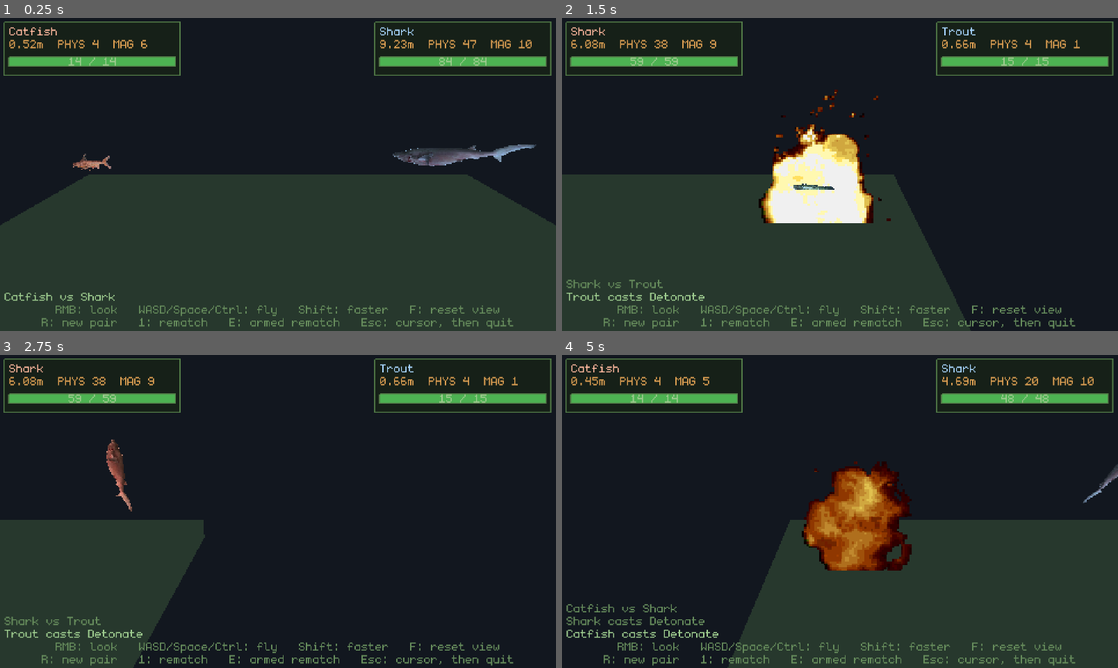
Above: before the commit, frames 1-4 (two rows, left to right).
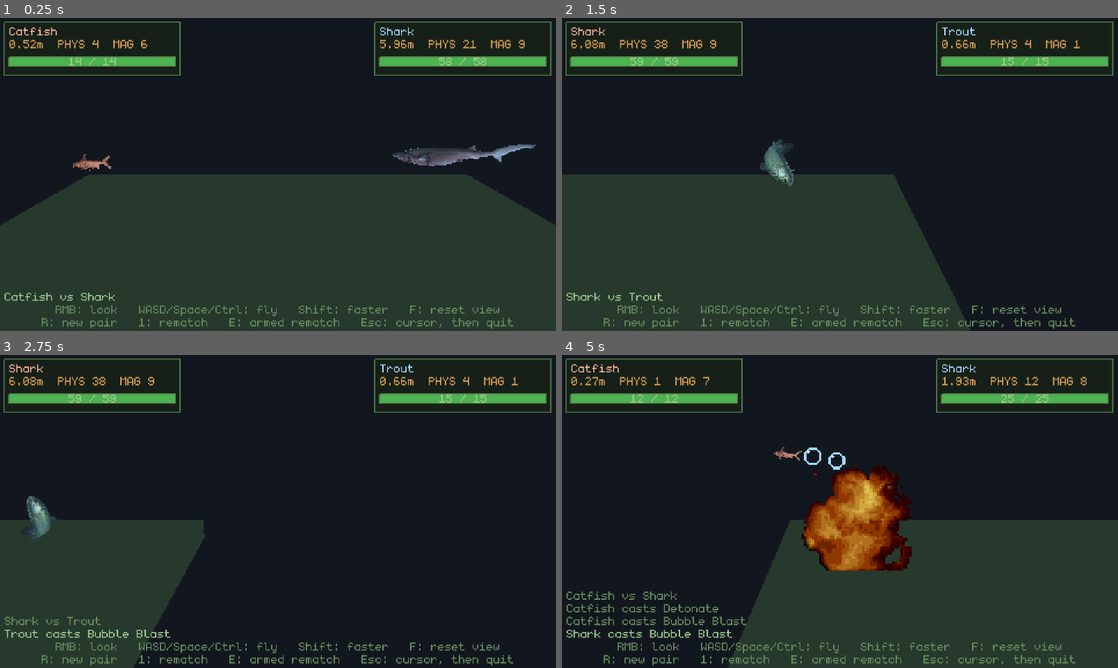
Above: after the commit, the same moments.

Repository: poissew/fishing-game
Game: Godot game, scene res://dev/TestArena.tscn
Same seed, same stepped clock (60 frames per second), same inputs: the game is played once before the commit and once after it. This scene is started directly instead of the project's main scene. The engine's default icon, where the game draws it, is replaced by a stand-in: a white triangle on a blue panel in a dark square.
Inputs (mouse positions are in pixels of both pictures, inside the frame that each line leads up to):
- Up to frame 1 (0.25 s): no input
- Up to frame 2 (1.5 s): tap Enter (ui_accept) at 0.5, 0.77 s; move the mouse to (962, 158) at 0.52 s; hold D (right) 0.53-1.25 s; hold E (interact) 0.53-1.25 s; click (962, 158) at 0.67 s; drag from (728, 190) to (812, 237) at 1.27 s
- Up to frame 3 (2.75 s): move the mouse to (333, 442) at 2.02 s; hold D (right) from 2.03 s (still down); tap Space at 2.1 s
- Up to frame 4 (5 s): release D (right) at 2.75 s; drag from (812, 574) to (673, 464) at 2.77 s; move the mouse to (1006, 558) at 3.52 s; hold A (left) 3.53-4.25 s; hold Shift 3.53-4.25 s; tap Enter (ui_accept) at 3.77 s; drag from (673, 464) to (756, 433) at 4.27 s

The runs differ from the first frame. In frame 1, 0.2% of the frame differs, in the area x 68-97%, y 6-46%; in frame 2, 5.6%, in the area x 0-60%, y 22-91%; in frame 3, 1.0%; in frame 4, 3.9%.

Commit message:
feat: added bubble blast spell

Diff:
--- a/classes/battle_fish.gd
+++ b/classes/battle_fish.gd
@@ -21,7 +21,8 @@
 ## or floor, rolls its damage through SpellInstance.try_cast() and feeds it into
 ## the same take_damage() a touch uses - the only difference is that a blast
 ## comes from a point in the world rather than from another fish, and so shoves
-## outwards from it, the caster included.
+## outwards from it, the caster included. A spell can also wait for the top of a
+## hop instead - see _tick_peak() - and stop the fish there while it fires.
 ##
 ## The collider is a capsule lying down the length of the fish, sized off the
 ## icon's own aspect, so the hitbox is the shape of the thing on screen.
@@ -129,6 +130,13 @@
 ## touch is not handed back the difference by the cap.
 const KNOCKBACK_MAX_SPEED := 2.5
 
+## How fast the fish had to be rising the frame before for the top of a hop to
+## count as a peak. Barely over zero on purpose, and it has to stay there: one
+## physics frame of gravity is only 0.16 units/s at 60 Hz, so by definition a
+## fish about to turn over the top is crawling. Anything larger than that never
+## fires at all. What keeps the floor out of it is the _grounded check, not this.
+const PEAK_RISE := 0.02
+
 ## Stands in for "this damage came from nowhere in particular". Damage carrying
 ## it leaves the fish where it stands instead of picking a direction on its own.
 const NO_ORIGIN := Vector3.INF
@@ -182,6 +190,15 @@
 var _grounded := false
 ## Cooldown left per opponent, keyed by instance id.
 var _hit_cooldowns := {}
+
+## The volley a spell left running: what there is still to fire, at what, and
+## how long the fish hangs there before gravity gets it back.
+var _volley: BubbleSpellData = null
+var _volley_target: BattleFish = null
+var _volley_damage := 0
+var _volley_shots := 0
+var _volley_timer := 0.0
+var _hang_left := 0.0
 
 ## The fish's velocity from before the physics step it is now being told about.
 ## By the time body_entered fires, the solver has already bounced the fish off
@@ -370,10 +387,13 @@
 	_tick_hit_cooldowns(delta)
 	if fish != null and is_alive():
 		fish.tick_spells(delta)
+	_tick_volley(delta)
 	_tick_flop(delta)
+	_tick_peak()
 	_tick_look(delta)
 	# Last thing in the frame, so it is the velocity going into the step the
-	# next contact will come out of. See _approach_velocity.
+	# next contact will come out of, and so _tick_peak() above still had the
+	# frame before to compare against. See _approach_velocity.
 	_approach_velocity = linear_velocity
 
 func _integrate_forces(state: PhysicsDirectBodyState3D) -> void:
@@ -397,7 +417,7 @@
 ## something solid, so a fish that is still bouncing flops the moment it lands
 ## instead of throwing itself around from nothing.
 func _tick_flop(delta: float) -> void:
-	if not is_alive():
+	if not is_alive() or _hang_left > 0.0:
 		return
 	_flop_timer -= delta
 	if _flop_timer > 0.0 or not _grounded:
@@ -524,7 +544,7 @@
 func _cast_on_hit(other: BattleFish) -> void:
 	if fish == null or not is_alive():
 		return
-	var spell := fish.ready_on_hit_spell()
+	var spell := fish.ready_spell(SpellData.Trigger.ON_HIT)
 	if spell == null:
 		return
 	var damage := spell.try_cast(fish)
@@ -536,6 +556,118 @@
 	var blast := spell.data as ExplosionSpellData
 	if blast != null:
 		_explode(blast, _contact_point(other), damage)
+
+## Spots the top of a hop: rising the frame before, no longer rising now, and
+## nothing underfoot. That is the moment a spell waiting on AT_JUMP_PEAK gets.
+func _tick_peak() -> void:
+	if _grounded or _hang_left > 0.0 or not is_alive():
+		return
+	if _approach_velocity.y <= PEAK_RISE or linear_velocity.y > 0.0:
+		return
+	_cast_at_peak()
+
+## Spends a spell that was waiting for the top of a hop. Nothing to shoot at
+## means the charge is kept rather than spent on the scenery - unlike an ON_HIT
+## spell, this one is aimed, so firing it at nobody would just waste it.
+func _cast_at_peak() -> void:
+	if fish == null:
+		return
+	var spell := fish.ready_spell(SpellData.Trigger.AT_JUMP_PEAK)
+	if spell == null:
+		return
+	var volley := spell.data as BubbleSpellData
+	if volley == null:
+		return
+	var target := _nearest_enemy()
+	if target == null:
+		return
+	var damage := spell.try_cast(fish)
+	if damage == SpellInstance.NOT_READY:
+		return
+	cast_spell.emit(spell.data, target)
+	_start_volley(volley, damage, target)
+
+## Stops the fish dead at the top of its hop and starts the bubbles coming. The
+## body is frozen rather than slowed: a fish still drifting upwards while it
+## fires reads as one that got interrupted, not one taking aim.
+func _start_volley(spell: BubbleSpellData, damage: int, target: BattleFish) -> void:
+	_volley = spell
+	_volley_target = target
+	_volley_damage = damage
+	_volley_shots = spell.count
+	_volley_timer = 0.0
+	_hang_left = maxf(spell.hang_time, 0.01)
+	linear_velocity = Vector3.ZERO
+	angular_velocity = Vector3.ZERO
+	freeze = true
+
+## Runs a volley that is already going: one bubble every `interval`, and the
+## fish let go again once `hang_time` is up. A fish that dies in mid-volley
+## drops the rest of it and falls.
+func _tick_volley(delta: float) -> void:
+	if _hang_left <= 0.0:
+		return
+	if not is_alive() or _volley == null:
+		_end_hang()
+		return
+	_hang_left = maxf(0.0, _hang_left - delta)
+	_volley_timer -= delta
+	# maxf: an interval of 0 would otherwise never let the loop end.
+	var interval := maxf(_volley.interval, 0.01)
+	while _volley_shots > 0 and _volley_timer <= 0.0:
+		_fire_bubble()
+		_volley_shots -= 1
+		_volley_timer += interval
+	if _hang_left <= 0.0:
+		_end_hang()
+
+## Hands the fish back to gravity and drops whatever was left of the volley.
+func _end_hang() -> void:
+	_hang_left = 0.0
+	_volley = null
+	_volley_target = null
+	_volley_shots = 0
+	if freeze:
+		freeze = false
+
+## One bubble, aimed at wherever the target is standing at this instant. It is
+## fired and forgotten - the bubble does not follow the fish it was aimed at,
+## which is the whole reason a volley can be dodged.
+func _fire_bubble() -> void:
+	var target := _volley_target
+	if target == null or not is_instance_valid(target) or not target.is_alive():
+		return
+	var direction := target.global_position - global_position
+	if direction.is_zero_approx():
+		return
+	direction = direction.normalized()
+	# Out at the nose rather than at the middle of the fish, so the bubbles look
+	# spat rather than dropped.
+	var bubble := SpellBubble.fire(_effect_parent(),
+		global_position + direction * world_length() * 0.5,
+		direction, _volley, _volley_damage, self)
+	if bubble != null:
+		bubble.hit_fish.connect(_on_bubble_hit)
+
+## A bubble landing is this fish landing a hit, as far as anything watching is
+## concerned.
+func _on_bubble_hit(target: BattleFish, amount: int) -> void:
+	dealt_damage.emit(target, amount)
+
+## The closest fish this one is allowed to hit, or null when there is nobody
+## left to aim at.
+func _nearest_enemy() -> BattleFish:
+	var best: BattleFish = null
+	var best_distance := INF
+	for node in get_tree().get_nodes_in_group(GROUP):
+		var other := node as BattleFish
+		if other == null or not can_hit(other):
+			continue
+		var distance := global_position.distance_squared_to(other.global_position)
+		if distance < best_distance:
+			best_distance = distance
+			best = other
+	return best
 
 ## Throws the fish that set the blast off back the way it came. It takes none of
 ## the blast's damage - can_hit() rules itself out - but an explosion under its
@@ -597,6 +729,8 @@
 		return
 	_dead = true
 	_hit_cooldowns.clear()
+	# Frozen in mid-air firing bubbles when it died: let it drop.
+	_end_hang()
 	# It stops flopping and turns belly up - _sprite_roll() handles the turn -
 	# but keeps its physics so it drops and settles instead of freezing in
 	# mid-air. The arena frees it when it wants.
--- a/classes/fish_data.gd
+++ b/classes/fish_data.gd
@@ -6,6 +6,7 @@
 ## keyed by id, the way Itemdb does it for items.
 const SPELL_POOL := [
 	preload("res://data/spells/explosion.tres"),
+	preload("res://data/spells/bubble_blast.tres"),
 ]
 
 enum Rarity {
--- a/classes/fish_instance.gd
+++ b/classes/fish_instance.gd
@@ -138,11 +138,11 @@
 		if spell != null:
 			spell.tick(delta)
 
-## The first spell that goes off on contact and is off cooldown, or null. Only
-## one can fire per touch: the fish spends whichever it finds first.
-func ready_on_hit_spell() -> SpellInstance:
+## The first spell waiting on `trigger` that is off cooldown, or null. Only one
+## can fire per occasion: the fish spends whichever it finds first.
+func ready_spell(trigger: SpellData.Trigger) -> SpellInstance:
 	for spell in spells:
-		if spell != null and spell.is_ready() and spell.data.is_on_hit():
+		if spell != null and spell.is_ready() and spell.data.trigger == trigger:
 			return spell
 	return null
 
--- /dev/null
+++ b/classes/spells/bubble_spell_data.gd
@@ -0,0 +1,53 @@
+## A spell that waits for the top of a hop: the fish stops dead in mid-air and
+## spits a volley of bubbles at whatever it is fighting.
+##
+## The bubbles are slow and they do not home. Each one is aimed at where the
+## target stood when it left, so a fish that keeps moving is dodging them, and
+## the caster spends the whole volley hanging there unable to do anything about
+## it. That trade - it cannot miss with a touch, it can easily miss with these -
+## is the whole of the spell.
+class_name BubbleSpellData
+extends SpellData
+
+@export_category("Volley")
+## Bubbles per cast.
+@export_range(1, 10, 1) var count: int = 3
+## Seconds between two of them, so a volley reads as three shots and not one.
+@export_range(0.0, 2.0, 0.01, "suffix:s") var interval: float = 0.15
+## How long the fish hangs there, frozen, from the moment it fires the first.
+## Needs to outlast the volley itself or the last bubbles leave on the way down.
+@export_range(0.0, 5.0, 0.05, "suffix:s") var hang_time: float = 0.6
+
+@export_category("Bubble")
+## Damage is base_power plus this much of the caster's magic damage: 5 and 0.5
+## make a MAG 10 fish deal 10 a bubble, 30 if the whole volley lands.
+@export var damage_scale: float = 0.5
+## Travel speed is base_speed plus speed_per_power per point of magic damage.
+## Slow on purpose - a fish flops at about 3 units/s, so anything much faster
+## than this could not be dodged and the spell would just be damage.
+@export var base_speed: float = 1.0
+@export var speed_per_power: float = 0.2
+## How far a bubble gets before it pops on its own, in world units. The test
+## arena floor is 8 by 5, so this crosses it.
+@export_range(0.5, 30.0, 0.5, "suffix:m") var max_range: float = 7.0
+## Radius of the bubble itself for the purpose of hitting something. The fish it
+## is aimed at counts as wide as a share of its own length on top of this.
+@export_range(0.01, 2.0, 0.01, "suffix:m") var hit_radius: float = 0.18
+## Multiplier on the shove a hit this size is worth. Under 1.0: a bubble is a
+## nudge, not the explosion.
+@export_range(0.0, 5.0, 0.1) var knockback_scale: float = 0.8
+
+@export_category("Look")
+## World diameter the bubble is drawn at.
+@export_range(0.05, 2.0, 0.01, "suffix:m") var bubble_size: float = 0.28
+## Left empty, SpellBubble draws its own - see SpellBubble._shared_texture().
+@export var texture: Texture2D
+
+## base_power flat, plus a share of the caster's magic damage. Rounded once at
+## the end rather than per term, so 5 + 0.5 * 7 is 9 and not 8.
+func compute_damage(caster_power: int) -> int:
+	return maxi(0, int(round(base_power + caster_power * damage_scale)))
+
+## How fast a bubble from this caster travels, in units per second.
+func speed(caster_power: int) -> float:
+	return maxf(0.1, base_speed + speed_per_power * caster_power)
--- /dev/null
+++ b/classes/spells/spell_bubble.gd
@@ -0,0 +1,130 @@
+## One bubble in flight: it travels in a straight line at a fixed speed and pops
+## on the first fish it is allowed to hit, or when it runs out of range.
+##
+## It carries its own copy of everything it needs - the damage rolled at the
+## moment it was fired, and the caster's team - so it keeps flying, and keeps
+## hitting, after the fish that fired it has been freed. That is also why the
+## team check here is not BattleFish.can_hit(): that one asks whether the
+## attacker is still alive, and a bubble does not care.
+##
+## It does not home. The direction is fixed at the muzzle, which is what makes
+## a volley dodgeable at all.
+class_name SpellBubble
+extends Sprite3D
+
+## Fired when this bubble takes health off something. `amount` is what the
+## target actually lost. BattleFish re-emits it as its own dealt_damage.
+signal hit_fish(target: BattleFish, amount: int)
+
+## Share of a fish's own length that counts as its width for being hit by one of
+## these. Well under half: a fish is long and shallow, and a bubble that popped
+## on a sphere the length of a shark would be impossible to dodge.
+const TARGET_GIRTH := 0.35
+
+## The drawn bubble, when the spell does not bring a texture of its own.
+const TEX_SIZE := 16
+const RIM := Color(0.62, 0.86, 1.00, 1.0)
+const SHINE := Color(0.95, 1.00, 1.00, 1.0)
+
+static var _default_texture: ImageTexture = null
+
+var _spell: BubbleSpellData = null
+var _velocity := Vector3.ZERO
+var _damage := 0
+## The caster's team, copied so the bubble outlives the caster.
+var _team := -1
+var _caster: BattleFish = null
+var _travelled := 0.0
+
+## Puts a bubble in the world under `parent`, travelling along `direction`. The
+## caller keeps hold of it long enough to connect hit_fish.
+static func fire(parent: Node3D, origin: Vector3, direction: Vector3,
+		spell: BubbleSpellData, damage: int, caster: BattleFish) -> SpellBubble:
+	if parent == null or spell == null or caster == null or direction.is_zero_approx():
+		return null
+	var bubble := SpellBubble.new()
+	bubble._spell = spell
+	bubble._damage = damage
+	bubble._caster = caster
+	bubble._team = caster.team
+	bubble._velocity = direction.normalized() * spell.speed(caster.magic_dmg())
+	bubble.texture = spell.texture if spell.texture != null else _shared_texture()
+	# Billboarded and unshaded, the same as the blast: a bubble has no side to
+	# be seen from, and nothing else in the arena is lit either.
+	bubble.billboard = BaseMaterial3D.BILLBOARD_ENABLED
+	bubble.texture_filter = BaseMaterial3D.TEXTURE_FILTER_NEAREST
+	bubble.alpha_cut = SpriteBase3D.ALPHA_CUT_DISCARD
+	bubble.shaded = false
+	bubble.pixel_size = spell.bubble_size / maxf(float(bubble.texture.get_width()), 1.0)
+	parent.add_child(bubble)
+	bubble.global_position = origin
+	return bubble
+
+## Moved by hand rather than by the physics server: a bubble has no mass, is not
+## meant to bounce off anything, and walking the battler group is the same way
+## the explosion finds what it caught.
+func _physics_process(delta: float) -> void:
+	if _spell == null:
+		queue_free()
+		return
+	var step := _velocity * delta
+	global_position += step
+	_travelled += step.length()
+	if _travelled >= _spell.max_range:
+		queue_free()
+		return
+
+	var target := _first_fish_touched()
+	if target == null:
+		return
+	var dealt := target.take_blast(_damage, global_position, _spell.knockback_scale,
+		_caster if is_instance_valid(_caster) else null)
+	if dealt > 0:
+		hit_fish.emit(target, dealt)
+	queue_free()
+
+## The first fish this bubble is inside of, or null. First rather than nearest:
+## two fish close enough to both be touched by one bubble are close enough that
+## it does not matter which of them it pops on.
+func _first_fish_touched() -> BattleFish:
+	for node in get_tree().get_nodes_in_group(BattleFish.GROUP):
+		var fish := node as BattleFish
+		if not _may_hit(fish):
+			continue
+		var reach := _spell.hit_radius + fish.world_length() * TARGET_GIRTH
+		if global_position.distance_to(fish.global_position) <= reach:
+			return fish
+	return null
+
+## The team half of BattleFish.can_hit() and nothing else - dead fish, team
+## mates and the caster itself are out, everything else is fair game.
+func _may_hit(fish: BattleFish) -> bool:
+	if fish == null or not fish.is_alive():
+		return false
+	if is_instance_valid(_caster) and fish == _caster:
+		return false
+	return _team < 0 or fish.team != _team
+
+## A bubble drawn in code: a ring of pixels with a shine in the upper left. The
+## project has no bubble art, and a spell that needs none can be looked at the
+## day it is written - put a texture on the resource and it takes over.
+##
+## Built once and shared: every bubble in the arena is the same 16 pixels.
+static func _shared_texture() -> ImageTexture:
+	if _default_texture != null:
+		return _default_texture
+	var image := Image.create(TEX_SIZE, TEX_SIZE, false, Image.FORMAT_RGBA8)
+	image.fill(Color(0.0, 0.0, 0.0, 0.0))
+	var centre := (TEX_SIZE - 1) * 0.5
+	var outer := TEX_SIZE * 0.5 - 1.0
+	var inner := outer - 1.6
+	for y in TEX_SIZE:
+		for x in TEX_SIZE:
+			var distance := Vector2(x - centre, y - centre).length()
+			if distance <= outer and distance >= inner:
+				image.set_pixel(x, y, RIM)
+	image.set_pixel(4, 4, SHINE)
+	image.set_pixel(5, 4, SHINE)
+	image.set_pixel(4, 5, SHINE)
+	_default_texture = ImageTexture.create_from_image(image)
+	return _default_texture
--- a/classes/spells/spell_data.gd
+++ b/classes/spells/spell_data.gd
@@ -13,8 +13,12 @@
 	## Fired by whatever is driving the fight, whenever it decides to.
 	MANUAL,
 	## Armed the moment it comes off cooldown, and spent on the caster's next
-	## landed touch - the fish does not aim it, it just goes off on contact.
+	## contact of any kind - the fish does not aim it, it just goes off.
 	ON_HIT,
+	## Held until the fish is at the top of a hop with nothing underneath it.
+	## What it does there is the spell's own business; BattleFish only spots
+	## the peak and hands the cast over.
+	AT_JUMP_PEAK,
 }
 
 @export_category("Base Data")
@@ -31,9 +35,6 @@
 ## Seconds to wait between two casts. 0 means it can be recast immediately.
 @export_range(0, 60, 1, "or_greater", "suffix:s") var base_cooldown: int = 0
 
-func is_on_hit() -> bool:
-	return trigger == Trigger.ON_HIT
-
 func is_magical() -> bool:
 	return SpellType.is_magical(base_type)
 
--- /dev/null
+++ b/data/spells/bubble_blast.tres
@@ -0,0 +1,22 @@
+[gd_resource type="Resource" script_class="BubbleSpellData" format=3]
+
+[ext_resource type="Script" path="res://classes/spells/bubble_spell_data.gd" id="1_bubl"]
+
+[resource]
+script = ExtResource("1_bubl")
+name = "Bubble Blast"
+description = "At the top of its next hop the fish hangs there and spits three bubbles at whatever it is fighting. Slow enough to be dodged."
+trigger = 2
+base_power = 5
+base_type = 3
+base_cooldown = 5
+count = 3
+interval = 0.15
+hang_time = 0.6
+damage_scale = 0.5
+base_speed = 1.0
+speed_per_power = 0.2
+max_range = 7.0
+hit_radius = 0.18
+knockback_scale = 0.8
+bubble_size = 0.28
Not shown, added: classes/spells/bubble_spell_data.gd.uid
Not shown, added: classes/spells/spell_bubble.gd.uid
Not shown, changed: CLAUDE.md
